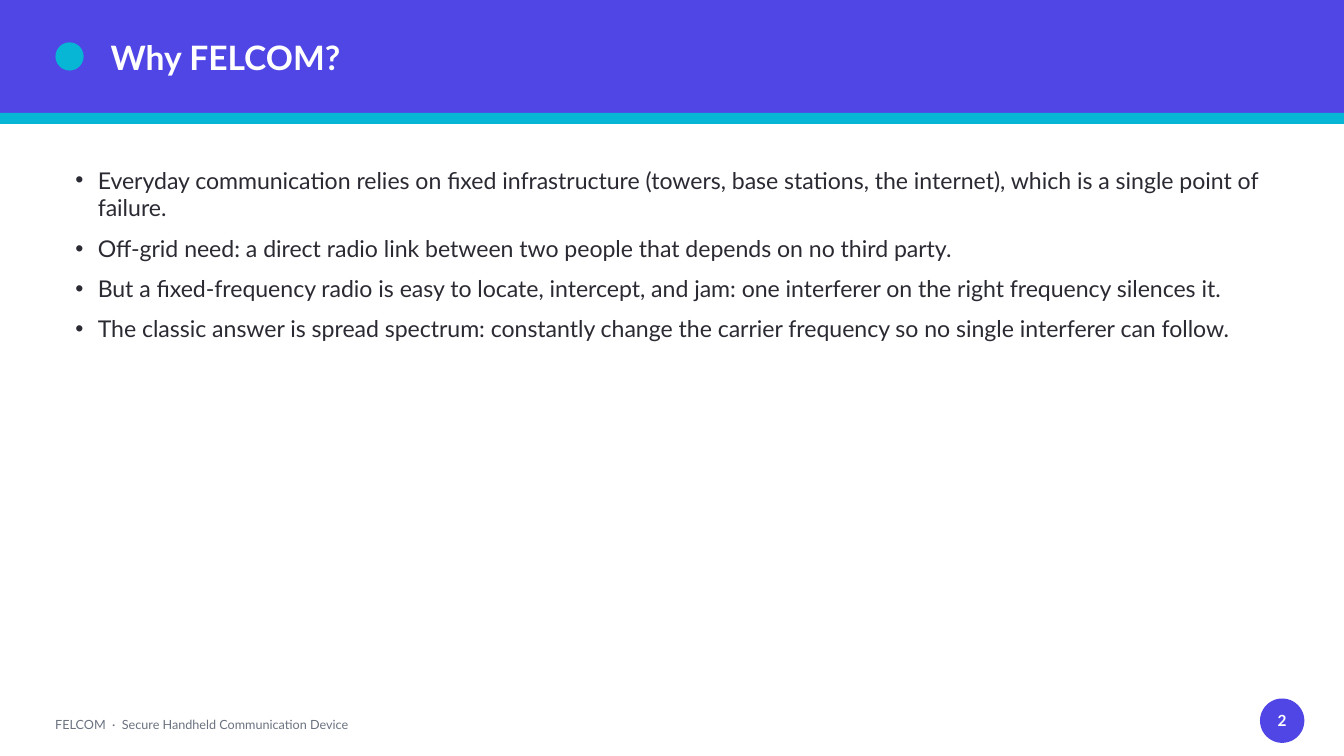
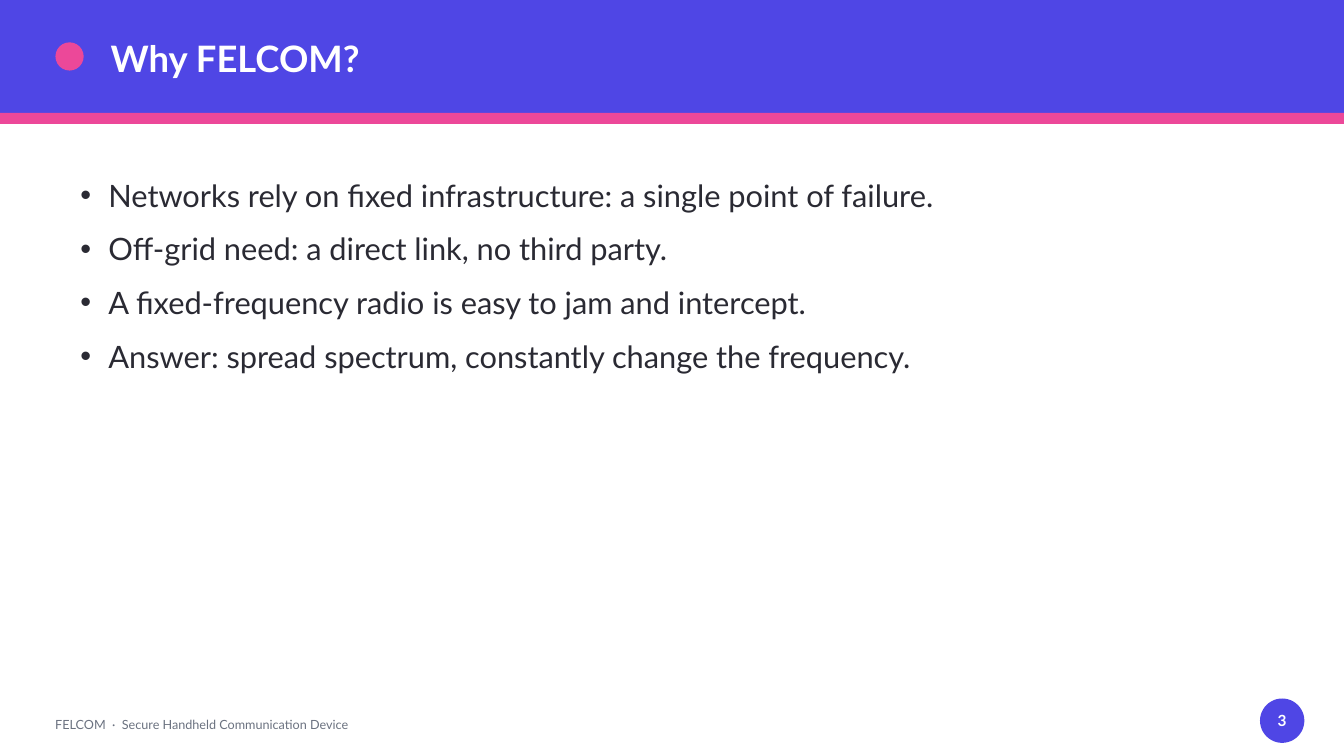
Before and after one commit to MarcEGed/Mini-Project, a slide deck: slide 3 of FELCOM_Presentation.pptx (slide 2 before the commit). Drawn at 1344x756 pixels with LibreOffice and Linux fonts; fonts in the diff are those of the drawing. Boxes give left, top, right and bottom in pixels: in the first picture for what was removed or moved away, otherwise in the second. Text is boxed around its words. In the diff, an @@ line names an element or a change of style, - is before the commit and + after.

```diff
--- a/FELCOM_Presentation.pptx
+++ b/FELCOM_Presentation.pptx
@@ text "Why FELCOM?" at [111,45,360,78]: size 24 to 26 pt @@
@@ ellipse at [55,42,84,71]: fill #06B6D4 to #EC4899 @@
@@ rectangle at [0,113,1344,124]: fill #06B6D4 to #EC4899 @@
@@ text at [108,184,933,374]: text changed; size 16.5 to 22 pt @@
-• Everyday communication relies on fixed infrastructure (towers, base stations, the internet), which is a single point of failure.
-• Off-grid need: a direct radio link between two people that depends on no third party.
-• But a fixed-frequency radio is easy to locate, intercept, and jam: one interferer on the right frequency silences it.
-• The classic answer is spread spectrum: constantly change the carrier frequency so no single interferer can follow.
+• Networks rely on fixed infrastructure: a single point of failure.
+• Off-grid need: a direct link, no third party.
+• A fixed-frequency radio is easy to jam and intercept.
+• Answer: spread spectrum, constantly change the frequency.
@@ text at [1278,715,1287,726]: text changed @@
-2
+3
```
Also in this commit, not shown: 11 other slides changed, 3 slides added, 1 slide removed.
